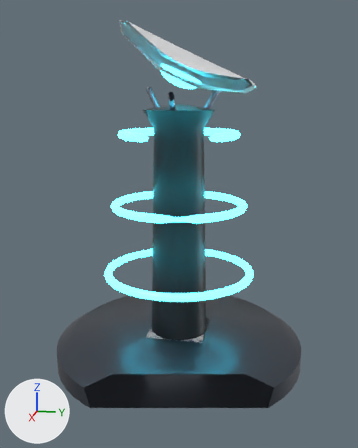
The FBX model art/export/fbx/QuantumIrradiator.fbx as it was, and as the next commit left it.
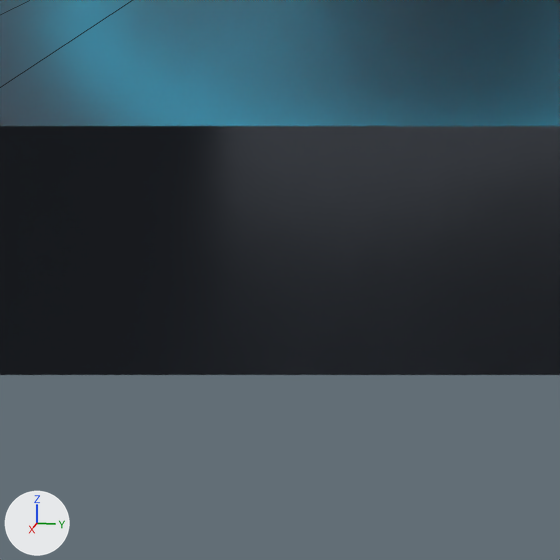
Old and new are each drawn whole from a camera (50 mm lens) standing at (8.25, 1.65, 4.52) and looking at (0.04, 0.01, 2.47) and again close up on the part from 33% to 54% of the width and 80% to 97% of the height. The axes (+X, +Y, +Z) are drawn at lower left. The lights are the same throughout. The older version's two pictures come first. The close-ups show mesh edges as thin lines. Everything nearer to the camera than a plane just in front of the edit is cut away. Where no turn or scale is listed for an object, it has been applied to the vertices.

Before the edit, the objects in view are built like this:
```python
me_body__metaldark_057 = bpy.data.meshes.new('Body__MetalDark.057')
me_body__metaldark_057.from_pydata(...)  # 145 vertices, 145 faces; spans x -2.2..2.2, y -2.2..2.2, z 0.0..0.5
me_body__metaldark_057.materials.append(mat_metaldark)  # greyish blue #525862
ob_body__metaldark_057 = bpy.data.objects.new('Body__MetalDark.057', me_body__metaldark_057)
ob_body__metaldark_057.location = (0.0, 0.0, 0.0)
```
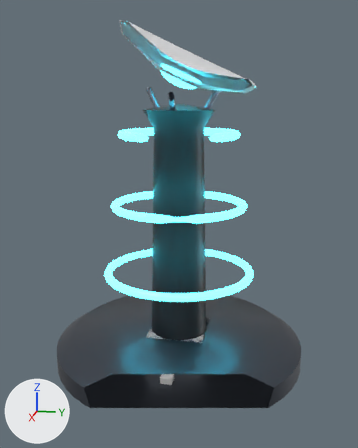
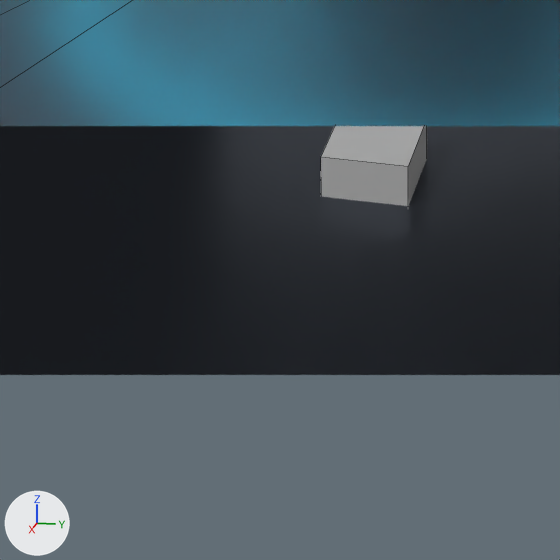
Boxes [x1, y1, x2, y2] around the edits, measured in the close-ups (560 x 560 px):
'Origin__AxisX', added
    after: [321, 126, 427, 206]

The change in detail:
Mesh me_origin__axisx is new.
It is a box spanning x -0.1..0.1, y -0.1..0.1, z -0.1..0.1.
Object 'Origin__AxisX' (ob_origin__axisx) is new; it shows me_origin__axisx.
Its location is (1.0, 0.0, 0.0).
